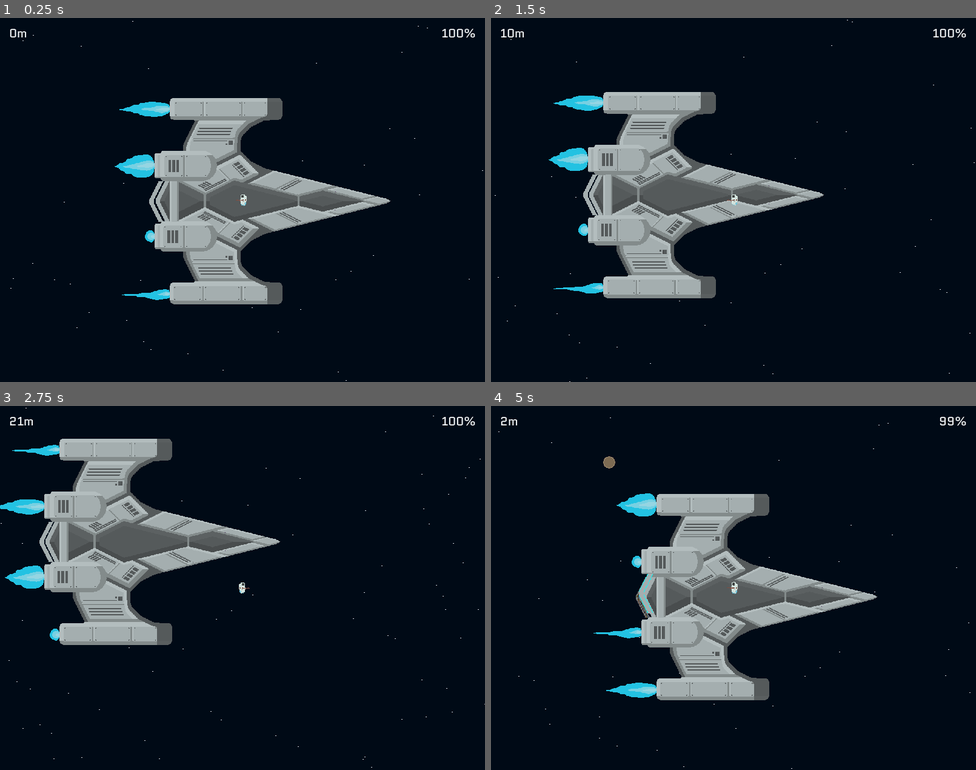
Above: before the commit, frames 1-4 (two rows, left to right).
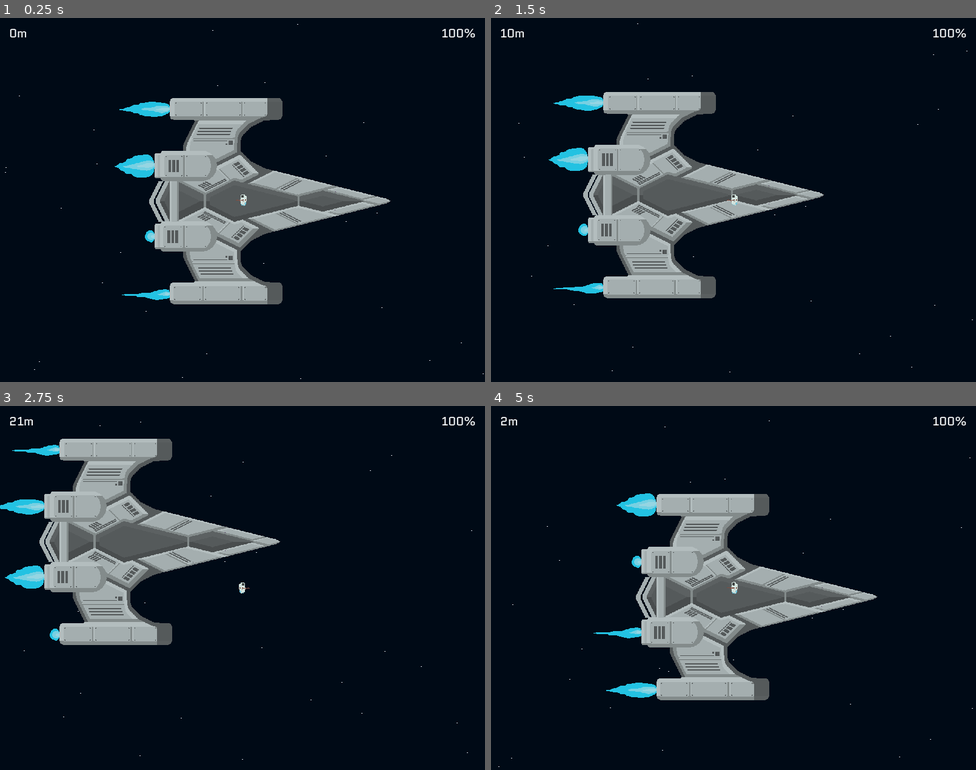
Above: after the commit, the same moments.

Repository: AlexTheRegent/endless-jam-2022
Game: Godot game, scene res://scenes/game.tscn
The game is run twice, just before and just after one commit, with the same random seed, the same clock (stepped at 60 frames per second) and the same inputs.
Inputs (mouse positions are in pixels of both pictures, inside the frame that each line leads up to):
- Up to frame 1 (0.25 s): no input
- Up to frame 2 (1.5 s): tap Enter at 0.5 s; move the mouse to (840, 181) at 0.52 s; hold D (move_right) 0.53-1.28 s; tap E (use) at 0.6, 1.35 s; move the mouse to (636, 218) at 1.27 s; hold S (move_down) from 1.28 s (still down)
- Up to frame 3 (2.75 s): move the mouse to (291, 507) at 2.02 s; release S (move_down) at 2.03 s; hold D (move_right) from 2.03 s (still down); tap E (use) at 2.1 s
- Up to frame 4 (5 s): move the mouse to (709, 660) at 2.77 s; release D (move_right) at 2.78 s; hold W (move_up) 2.78-3.53 s; tap E (use) at 2.85, 3.6, 4.35 s; move the mouse to (879, 642) at 3.52 s; hold A (move_left) from 3.53 s (still down); move the mouse to (588, 533) at 4.27 s

The runs differ from the first frame. In frame 1, less than 0.1% of the frame differs, in the area x 1-100%, y 0-100%; in frame 2, less than 0.1%; in frame 3, less than 0.1%; in frame 4, 0.3%, in the area x 1-100%, y 3-100%.

Commit message:
Increased spawn range of asteroids and stars

Diff:
--- a/scenes/game.gd
+++ b/scenes/game.gd
@@ -4,8 +4,8 @@
 const ASTEROID := preload("res://prefabs/asteroid.tscn")
 const STAR := preload("res://prefabs/star.tscn")
 
-const SPAWN_RANGE := 1000.0
-const SPREAD_ANGLE := 30.0
+const SPAWN_RANGE := 2000.0
+const SPREAD_ANGLE := 15.0
 
 const STAR_SPEED_MIN := 5.0
 const STAR_SPEED_MAX := 20.0
@@ -14,7 +14,7 @@
 func _ready() -> void:
 	randomize()
 
-	for _i in 200:
+	for _i in 400:
 		var gpos := Vector2(randf() * SPAWN_RANGE * 2 - SPAWN_RANGE, randf() * SPAWN_RANGE * 2 - SPAWN_RANGE)
 		spawn_star(gpos, randf() * (STAR_SPEED_MAX - STAR_SPEED_MIN) + STAR_SPEED_MIN)
 
